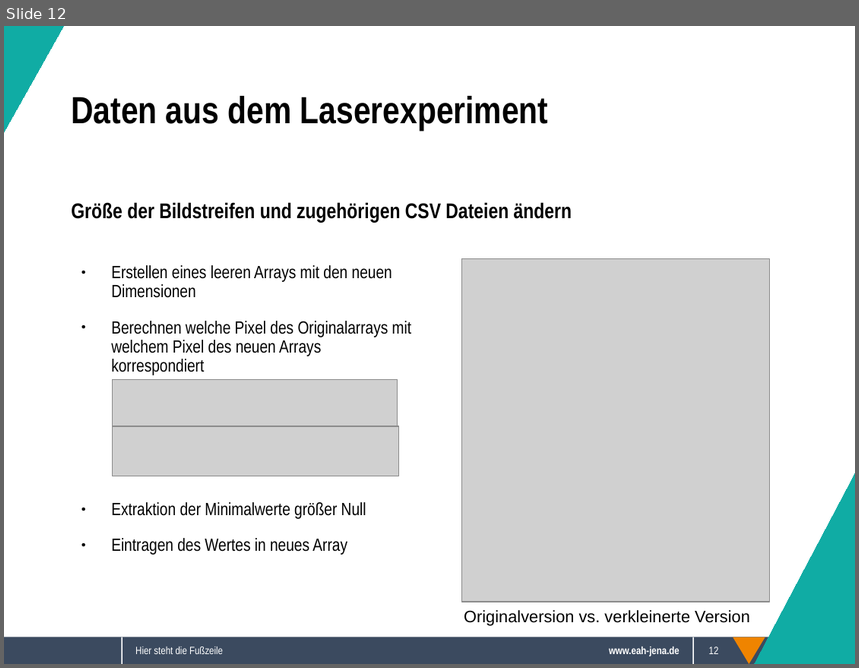
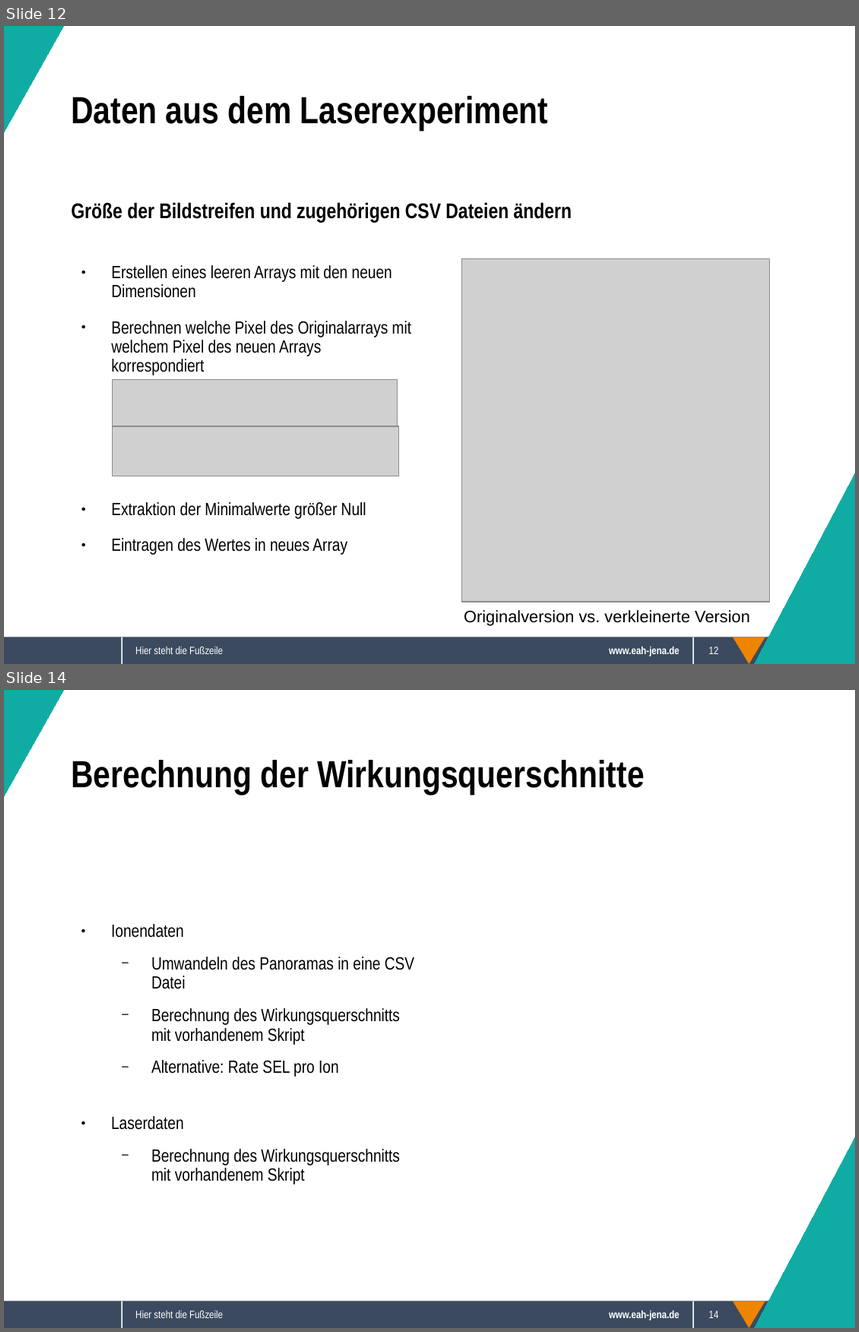
Before and after one commit to Sappy5053/Komplexpraktikum, a slide deck: Präsentation.odp. Shown one above the other, each under a label of ours: slide 12 before the commit, slides 12 and 14 after it; the slides between them are not shown. The pictures are 859x668 and 859x1332 pixels, drawn with LibreOffice and Linux fonts; fonts in the diff are those of the drawing; grey boxes stand for pictures; background and template pictures are left out. Boxes give left, top, right and bottom in pixels: in the first picture for what was removed or moved away, otherwise in the second. Text is boxed around its words. In the diff, an @@ line names an element or a change of style, - is before the commit and + after.

```diff
--- a/Präsentation.odp
+++ b/Präsentation.odp
@@ slide 14 added at box(4, 690, 855, 1328), background #FFFFFF; not listed: 5 template elements that a slide beside it also shows @@
@@ right triangle added at box(4, 690, 63, 796), fill #10ACA4, outline #10ACA4 0 pt @@
@@ text added at box(71, 760, 644, 795), 32 pt, text #000000, bold @@
+Berechnung der Wirkungsquerschnitte
@@ text added at box(111, 924, 414, 1185), 15 pt, text #000000 @@
+● Ionendaten
+  − Umwandeln des Panoramas in eine CSV Datei
+  − Berechnung des Wirkungsquerschnitts mit vorhandenem Skript
+  − Alternative: Rate SEL pro Ion
+● Laserdaten
+  − Berechnung des Wirkungsquerschnitts mit vorhandenem Skript
@@ right triangle added at box(755, 1138, 855, 1328), fill #10ACA4, outline #10ACA4 0 pt @@
@@ text added at box(135, 1311, 223, 1319), 9 pt, text #FFFFFF @@
+Hier steht die Fußzeile
@@ page number added at box(709, 1311, 719, 1319), 9 pt, text #FFFFFF @@
+14
```
Also in this commit, not shown: 4 slides changed, 1 other slide added, 2 slides removed.
